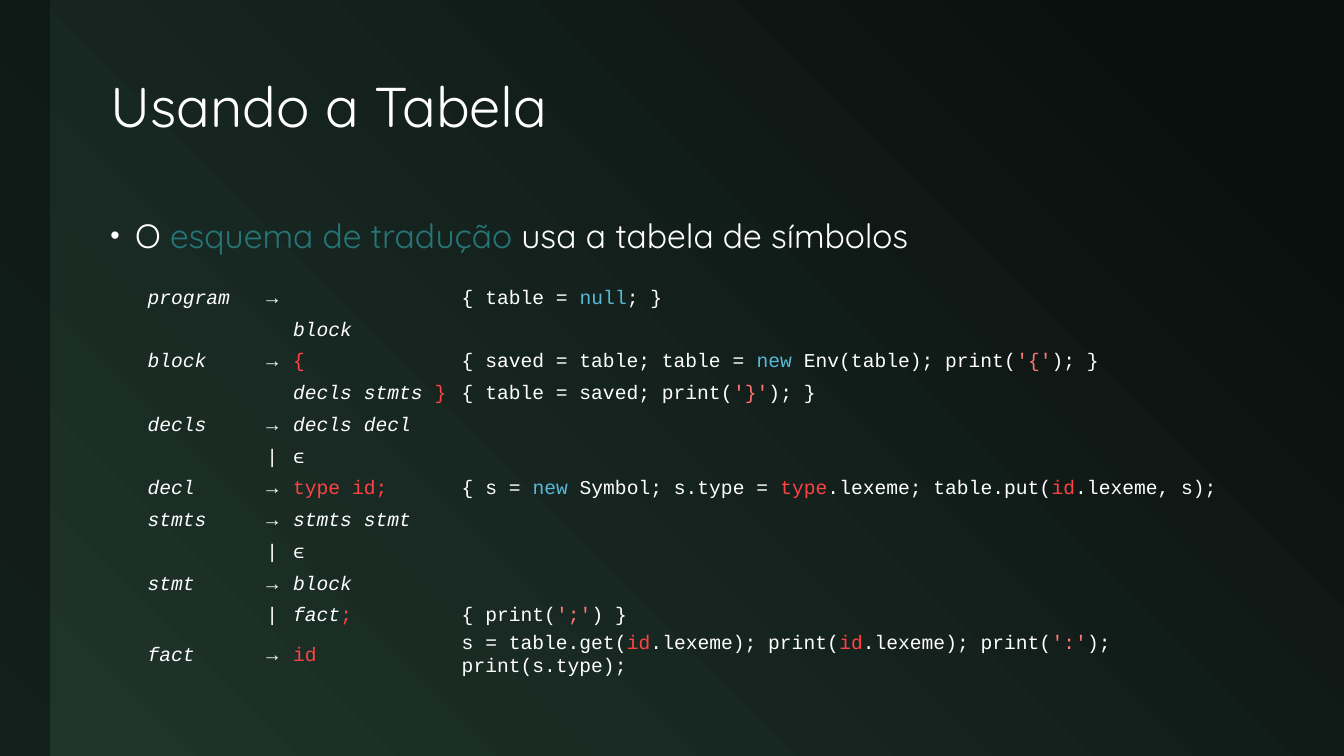
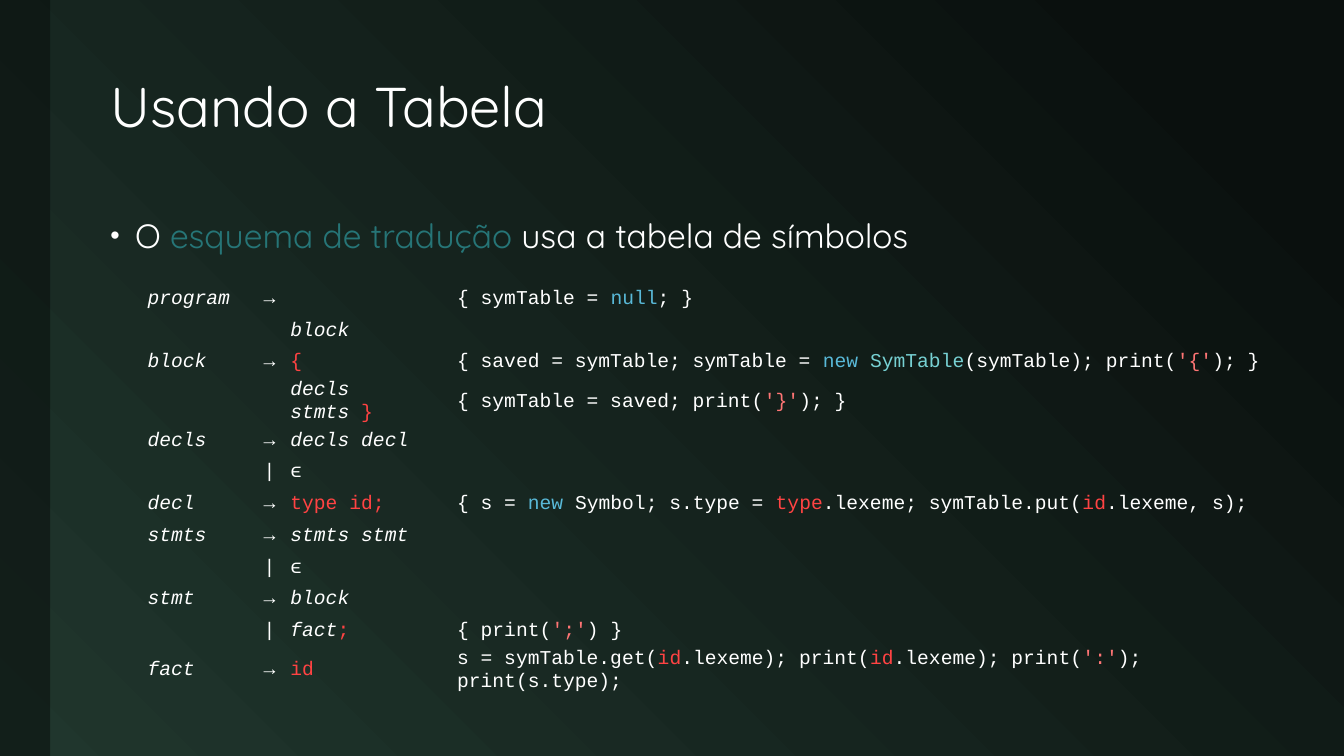
Before and after one commit to JudsonSS/Compiladores, a slide deck: slide 19 of Slides/08. Tabela de Símbolos.pptx (slide 18 before the commit). Drawn at 1344x756 pixels with LibreOffice and Linux fonts; fonts in the diff are those of the drawing. Boxes give left, top, right and bottom in pixels: in the first picture for what was removed or moved away, otherwise in the second. Text is boxed around its words. In the diff, an @@ line names an element or a change of style, - is before the commit and + after.

```diff
--- a/Slides/08. Tabela de Símbolos.pptx
+++ b/Slides/08. Tabela de Símbolos.pptx
@@ table at (x1=140, y1=283, x2=1266, y2=695) @@
-row 1, column 4: { table = null; }
+row 1, column 4: { symTable = null; }
-row 3, column 4: { saved = table; table = new Env(table); print('{'); }
+row 3, column 4: { saved = symTable; symTable = new SymTable(symTable); print('{'); }
-row 4, column 4: { table = saved; print('}'); }
+row 4, column 4: { symTable = saved; print('}'); }
-row 7, column 4: { s = new Symbol; s.type = type.lexeme; table.put(id.lexeme, s);
+row 7, column 4: { s = new Symbol; s.type = type.lexeme; symTable.put(id.lexeme, s);
-row 12, column 4: s = table.get(id.lexeme); print(id.lexeme); print(':'); print(s.type);
+row 12, column 4: s = symTable.get(id.lexeme); print(id.lexeme); print(':'); print(s.type);
@@ table resized from (x1=140, y1=283, x2=1243, y2=680) to (x1=140, y1=283, x2=1266, y2=695) @@
```
Also in this commit, not shown: 8 other slides changed, 1 slide added, 20 other files.
